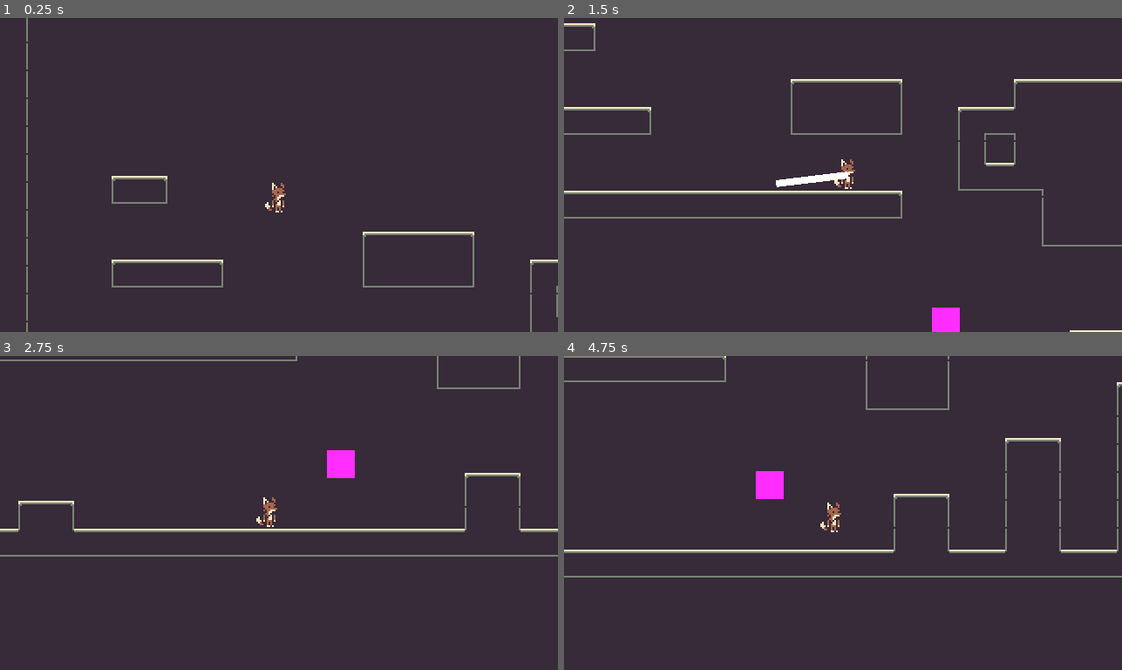
Above: before the commit, frames 1-4 (two rows, left to right).
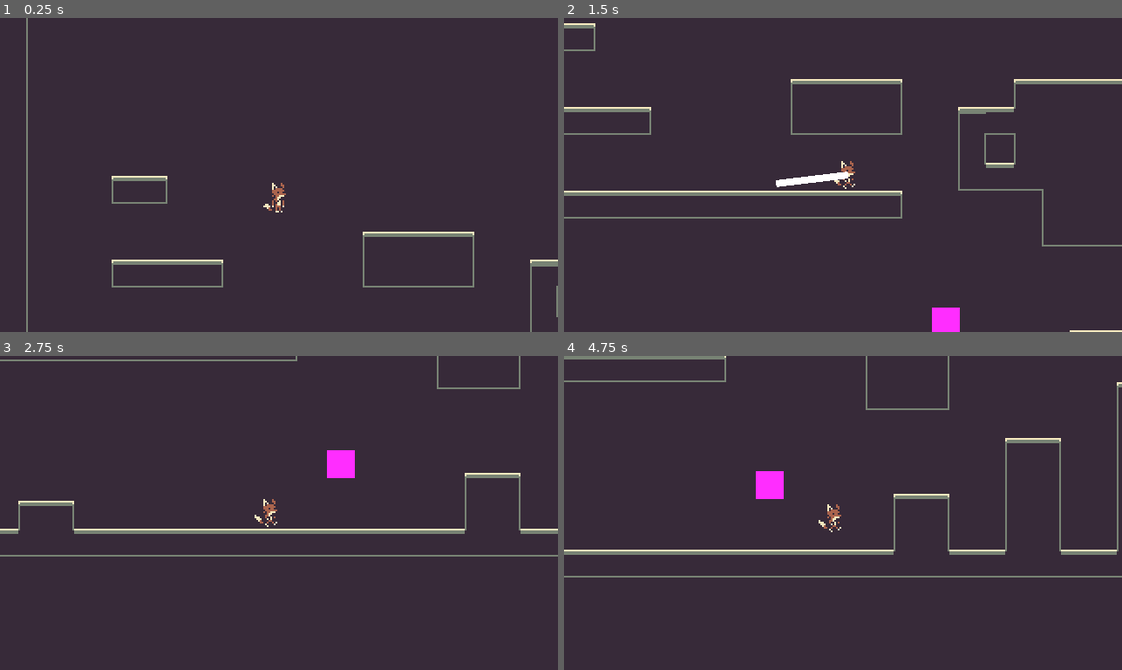
Above: after the commit, the same moments.

Repository: diego-escalante/GO2023-GrapplePack
Game: Godot game, scene res://world/world.tscn
Two runs of this game, one before a commit and one after it. Both use one fixed random seed, a clock stepped at 60 frames per second and the inputs below.
Inputs (mouse positions are in pixels of both pictures, inside the frame that each line leads up to):
- Up to frame 1 (0.25 s): no input
- Up to frame 2 (1.5 s): tap Enter at 0.5 s; move the mouse to (965, 159) at 0.52 s; hold D (right) from 0.53 s (still down); click (965, 159) at 0.6 s; tap W (jump) at 0.77 s; move the mouse to (731, 190) at 1.27 s; click (731, 190) at 1.35 s
- Up to frame 3 (2.75 s): tap W (jump) at 1.52 s; move the mouse to (334, 443) at 2.02 s; release D (right) at 2.03 s; hold A (left) from 2.03 s (still down); click (334, 443) at 2.1 s
- Up to frame 4 (4.75 s): move the mouse to (815, 575) at 2.77 s; release A (left) at 2.78 s; hold D (right) 2.78-4.28 s; click (815, 575) at 2.85 s; tap W (jump) at 3.02, 3.77, 4.52 s; move the mouse to (1010, 560) at 3.52 s; click (1010, 560) at 3.6 s; move the mouse to (675, 465) at 4.27 s; hold A (left) from 4.28 s (still down); click (675, 465) at 4.35 s

The runs differ from the first frame. In frame 1, 0.3% of the frame differs, in the area x 4-100%, y 7-97%; in frame 2, 0.9%, in the area x 0-100%, y 2-58%; in frame 3, 0.7%; in frame 4, 0.8%.

Commit message:
Add more sprites

Diff:
--- a/player/player.tscn
+++ b/player/player.tscn
@@ -191,7 +191,7 @@
 [node name="AnimatedSprite2D" type="AnimatedSprite2D" parent="."]
 sprite_frames = SubResource("SpriteFrames_bg1fq")
 animation = &"walk"
-autoplay = "idle"
+autoplay = "walk"
 
 [node name="CollisionShape2D" type="CollisionShape2D" parent="."]
 position = Vector2(-0.5, 1.5)
Binary file changed: aseprite/tilemap.aseprite
Binary file changed: aseprite/tilemap.png
